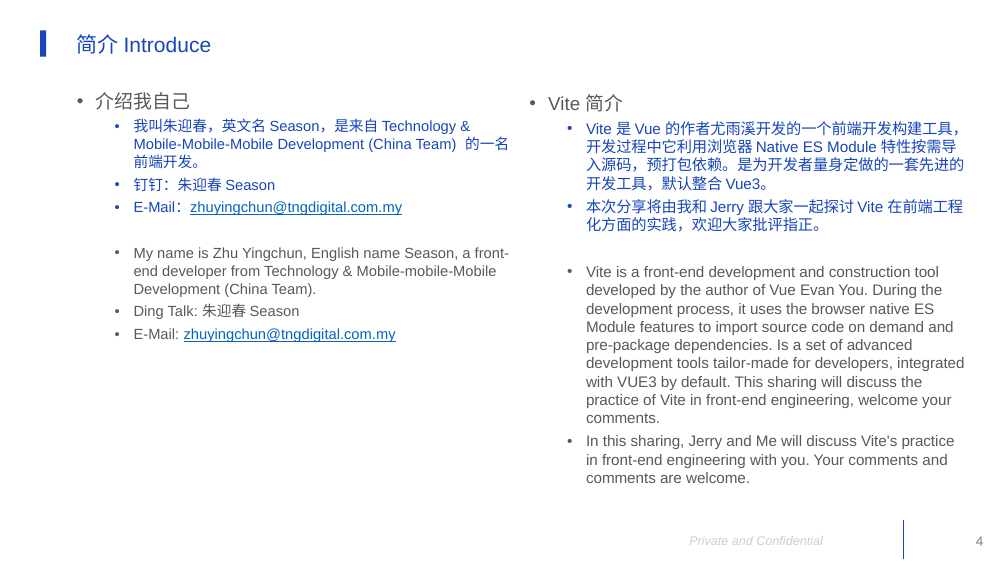
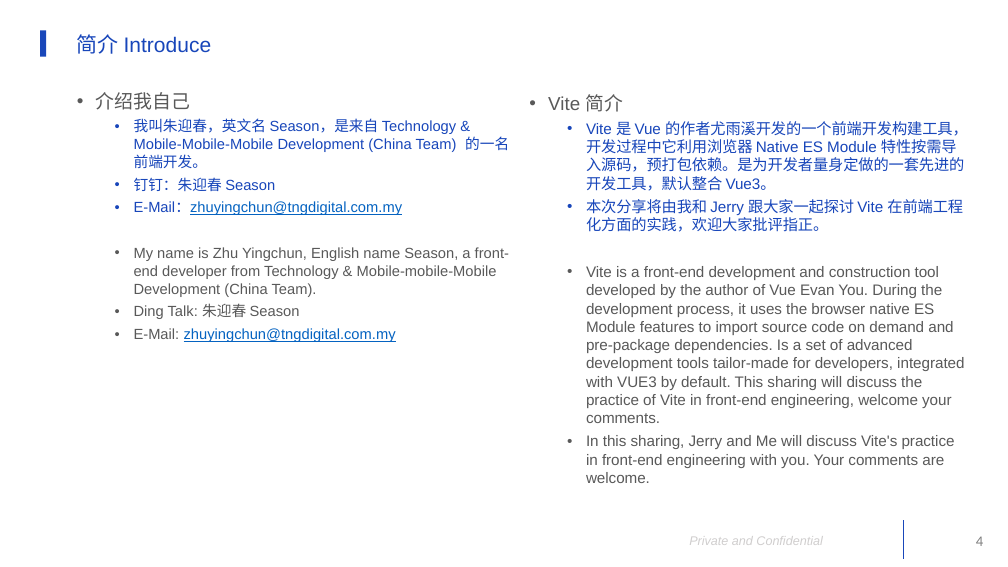
Before and after one commit to season19840122/Course, a slide deck: slide 4 of Vite2 项目工程化和原理剖析/Vite Engineering Practice.pptx. Drawn at 1008x567 pixels with LibreOffice and Linux fonts; fonts in the diff are those of the drawing; background and template pictures are left out. Boxes give left, top, right and bottom in pixels: in the first picture for what was removed or moved away, otherwise in the second. Text is boxed around its words. In the diff, an @@ line names an element or a change of style, - is before the commit and + after.

Commit message:
fix text error

```diff
--- a/Vite2 项目工程化和原理剖析/Vite Engineering Practice.pptx
+++ b/Vite2 项目工程化和原理剖析/Vite Engineering Practice.pptx
@@ text at (586, 435, 955, 483): text changed @@
-  • In this sharing, Jerry and Me will discuss Vite's practice in front-end engineering with you. Your comments and comments are welcome.
+  • In this sharing, Jerry and Me will discuss Vite's practice in front-end engineering with you. Your comments are welcome.
```
